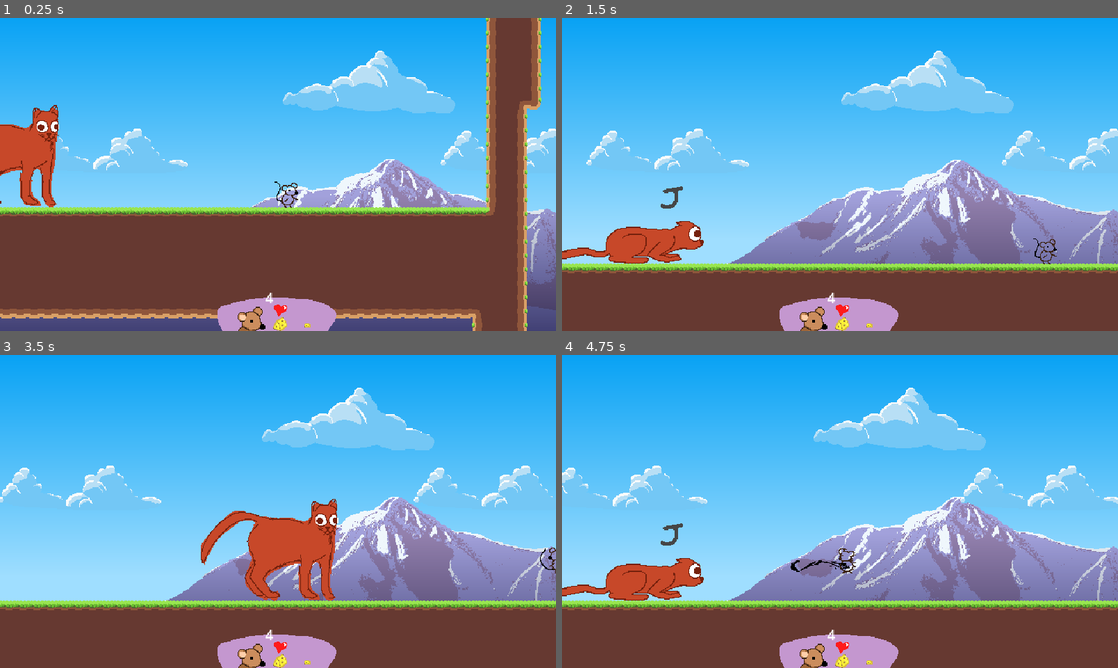
Above: before the commit, frames 1-4 (two rows, left to right).
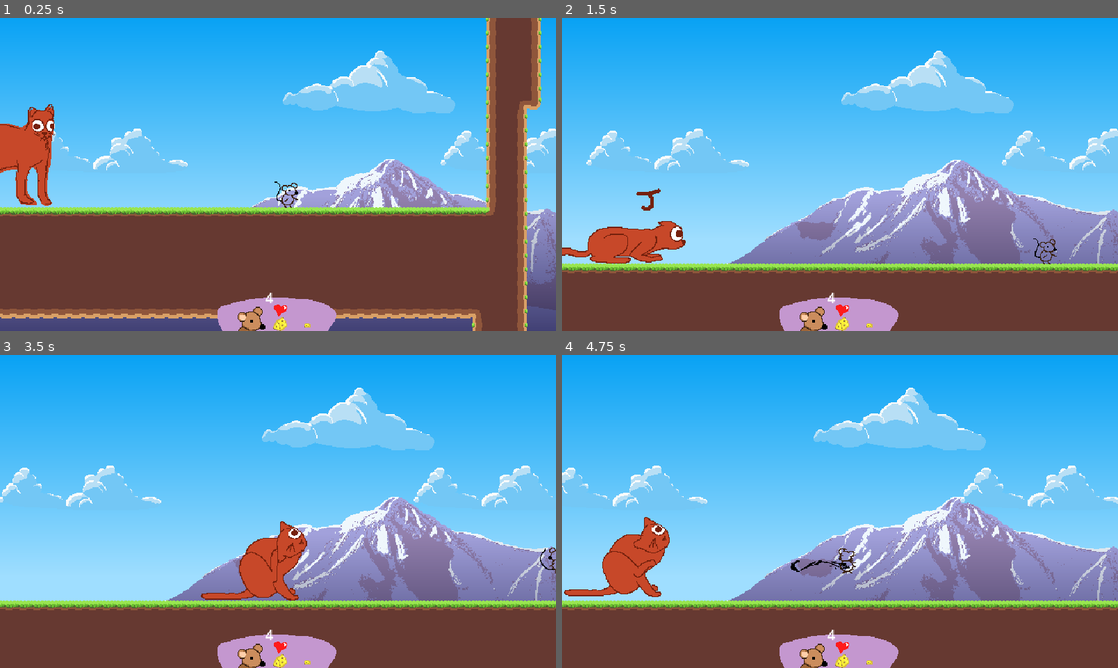
Above: after the commit, the same moments.

Repository: GalletasConMayo/LilRatGame
Game: Godot game, scene res://Scenes/game.tscn
The game is run twice, just before and just after one commit, with the same random seed, the same clock (stepped at 60 frames per second) and the same inputs.
Inputs (mouse positions are in pixels of both pictures, inside the frame that each line leads up to):
- Up to frame 1 (0.25 s): no input
- Up to frame 2 (1.5 s): tap Enter (ui_accept) at 0.5 s; move the mouse to (962, 158) at 0.52 s; hold D (right) 0.53-1.28 s; tap C (attack) at 0.6 s; click (962, 158) at 0.67 s; tap X (jump) at 0.77, 1.07 s; tap Z (dash) at 0.8, 1.35 s; move the mouse to (728, 190) at 1.27 s; hold S (down) from 1.28 s (still down)
- Up to frame 3 (3.5 s): tap X (jump) at 1.52, 1.55, 1.82, 2.1, 3.02, 3.32 s; move the mouse to (333, 442) at 2.02 s; release S (down) at 2.03 s; hold D (right) 2.03-2.78 s; tap C (attack) at 2.3, 2.85 s; move the mouse to (250, 574) at 2.77 s; hold W (up) from 2.78 s (still down); click (250, 574) at 2.92 s; tap Z (dash) at 3.05 s
- Up to frame 4 (4.75 s): move the mouse to (1006, 558) at 3.52 s; release W (up) at 3.53 s; hold A (left) from 3.53 s (still down); tap Z (dash) at 3.6 s; tap X (jump) at 3.77, 3.8, 4.07, 4.52 s; tap Q (reset) at 4.15 s; move the mouse to (673, 464) at 4.27 s; tap F at 4.35 s; tap C (attack) at 4.55 s

The runs differ from the first frame. In frame 1, 1.0% of the frame differs, in the area x 0-11%, y 27-61%; in frame 2, 1.6%; in frame 3, 3.5%, in the area x 36-61%, y 46-79%; in frame 4, 2.6%.

Commit message:
workin on more attacks cat boss

Diff:
--- a/Images/Bosses/calcetin.tres
+++ b/Images/Bosses/calcetin.tres
@@ -38,10 +38,6 @@
 switch_mode = 2
 advance_mode = 2
 advance_condition = &"special_dash"
-
-[sub_resource type="AnimationNodeStateMachineTransition" id="AnimationNodeStateMachineTransition_cja8t"]
-switch_mode = 2
-advance_mode = 2
 
 [sub_resource type="AnimationNodeStateMachine" id="AnimationNodeStateMachine_ailp4"]
 states/double_dash/node = SubResource("AnimationNodeAnimation_aycw8")
@@ -52,11 +48,8 @@
 states/single_dash/position = Vector2(598, 0)
 states/special_dash/node = SubResource("AnimationNodeAnimation_qhyoh")
 states/special_dash/position = Vector2(598, 207)
-transitions = ["Start", "prepD", SubResource("AnimationNodeS …(396 unchanged characters)… mationNodeStateMachineTransition_55evr"), "special_dash", "End", SubResource("AnimationNodeStateMachineTransition_cja8t")]
-graph_offset = Vector2(79, 1)
-
-[sub_resource type="AnimationNodeAnimation" id="AnimationNodeAnimation_iornm"]
-animation = &"flea"
+transitions = ["Start", "prepD", SubResource("AnimationNodeS …(396 unchanged characters)… mationNodeStateMachineTransition_55evr")]
+graph_offset = Vector2(93, -45)
 
 [sub_resource type="AnimationNodeAnimation" id="AnimationNodeAnimation_ukuyt"]
 animation = &"one_jump"
@@ -64,7 +57,7 @@
 [sub_resource type="AnimationNodeAnimation" id="AnimationNodeAnimation_35ev7"]
 animation = &"prepJ"
 
-[sub_resource type="AnimationNodeAnimation" id="AnimationNodeAnimation_8st5r"]
+[sub_resource type="AnimationNodeAnimation" id="AnimationNodeAnimation_kn14o"]
 animation = &"special_jump"
 
 [sub_resource type="AnimationNodeAnimation" id="AnimationNodeAnimation_3c54v"]
@@ -104,14 +97,10 @@
 switch_mode = 2
 advance_mode = 2
 
-[sub_resource type="AnimationNodeStateMachineTransition" id="AnimationNodeStateMachineTransition_w64m3"]
+[sub_resource type="AnimationNodeStateMachineTransition" id="AnimationNodeStateMachineTransition_x5cud"]
 switch_mode = 2
 advance_mode = 2
 advance_condition = &"special_jump"
-
-[sub_resource type="AnimationNodeStateMachineTransition" id="AnimationNodeStateMachineTransition_x5cud"]
-switch_mode = 2
-advance_mode = 2
 
 [sub_resource type="AnimationNodeStateMachine" id="AnimationNodeStateMachine_dooiw"]
 states/End/position = Vector2(943, 104)
@@ -120,19 +109,28 @@
 states/one_jump/position = Vector2(431, 21)
 states/prepJ/node = SubResource("AnimationNodeAnimation_35ev7")
 states/prepJ/position = Vector2(206, 104)
-states/special_jump/node = SubResource("AnimationNodeAnimation_8st5r")
-states/special_jump/position = Vector2(431, 277)
+states/special_jump/node = SubResource("AnimationNodeAnimation_kn14o")
+states/special_jump/position = Vector2(431, 283)
 states/two_jump_1/node = SubResource("AnimationNodeAnimation_3c54v")
 states/two_jump_1/position = Vector2(431, 104)
 states/two_jump_2/node = SubResource("AnimationNodeAnimation_o1eva")
 states/two_jump_2/position = Vector2(431, 186)
-transitions = ["Start", "prepJ", SubResource("AnimationNodeS …(541 unchanged characters)… ce("AnimationNodeStateMachineTransition_w64m3"), "special_jump", "End", SubResource("AnimationNodeStateMachineTransition_x5cud")]
-graph_offset = Vector2(-175, 95)
-
-[sub_resource type="AnimationNodeAnimation" id="AnimationNodeAnimation_sxkq8"]
-animation = &"moving"
+transitions = ["Start", "prepJ", SubResource("AnimationNodeS …(541 unchanged characters)… ce("AnimationNodeStateMachineTransition_x5cud")]
+graph_offset = Vector2(-145, 78)
+
+[sub_resource type="AnimationNodeAnimation" id="AnimationNodeAnimation_y10wv"]
+animation = &"prepS"
 
 [sub_resource type="AnimationNodeBlendSpace1D" id="AnimationNodeBlendSpace1D_ee2eb"]
+
+[sub_resource type="AnimationNodeAnimation" id="AnimationNodeAnimation_8st5r"]
+animation = &"scratch"
+
+[sub_resource type="AnimationNodeAnimation" id="AnimationNodeAnimation_a0ta1"]
+animation = &"special_dash"
+
+[sub_resource type="AnimationNodeAnimation" id="AnimationNodeAnimation_gw2xk"]
+animation = &"special_jump"
 
 [sub_resource type="AnimationNodeAnimation" id="AnimationNodeAnimation_j23ob"]
 animation = &"turn"
@@ -161,6 +159,7 @@
 states/wall/node = SubResource("AnimationNodeAnimation_v463y")
 states/wall/position = Vector2(686, 100)
 transitions = ["Start", "prepW", SubResource("AnimationNodeStateMachineTransition_gw2xk"), "prepW", "wall", SubResource("AnimationNodeStateMachineTransition_kn14o"), "wall", "End", SubResource("AnimationNodeStateMachineTransition_h3r04")]
+graph_offset = Vector2(7, -44)
 
 [sub_resource type="AnimationNodeAnimation" id="AnimationNodeAnimation_u5sj0"]
 animation = &"flea"
@@ -233,14 +232,6 @@
 switch_mode = 2
 advance_mode = 2
 
-[sub_resource type="AnimationNodeStateMachineTransition" id="AnimationNodeStateMachineTransition_ih67j"]
-switch_mode = 2
-advance_mode = 2
-
-[sub_resource type="AnimationNodeStateMachineTransition" id="AnimationNodeStateMachineTransition_8pepl"]
-switch_mode = 2
-advance_mode = 2
-
 [sub_resource type="AnimationNodeStateMachineTransition" id="AnimationNodeStateMachineTransition_aycw8"]
 switch_mode = 2
 advance_mode = 2
@@ -260,6 +251,28 @@
 advance_mode = 2
 
 [sub_resource type="AnimationNodeStateMachineTransition" id="AnimationNodeStateMachineTransition_bsta3"]
+advance_mode = 2
+
+[sub_resource type="AnimationNodeStateMachineTransition" id="AnimationNodeStateMachineTransition_ekmjk"]
+switch_mode = 2
+advance_mode = 2
+
+[sub_resource type="AnimationNodeStateMachineTransition" id="AnimationNodeStateMachineTransition_j2ta1"]
+switch_mode = 2
+advance_mode = 2
+
+[sub_resource type="AnimationNodeStateMachineTransition" id="AnimationNodeStateMachineTransition_cja8t"]
+switch_mode = 2
+advance_mode = 2
+advance_condition = &"dash_return"
+
+[sub_resource type="AnimationNodeStateMachineTransition" id="AnimationNodeStateMachineTransition_w64m3"]
+switch_mode = 2
+advance_mode = 2
+advance_condition = &"jump_return"
+
+[sub_resource type="AnimationNodeStateMachineTransition" id="AnimationNodeStateMachineTransition_3pjup"]
+switch_mode = 2
 advance_mode = 2
 
 [resource]
@@ -268,19 +281,23 @@
 states/Start/position = Vector2(1202.73, -101.795)
 states/dash/node = SubResource("AnimationNodeStateMachine_ailp4")
 states/dash/position = Vector2(1238.75, 31.574)
-states/flea/node = SubResource("AnimationNodeAnimation_iornm")
-states/flea/position = Vector2(1400.73, 243.574)
 states/jump/node = SubResource("AnimationNodeStateMachine_dooiw")
 states/jump/position = Vector2(1400.73, -101.795)
-states/moving/node = SubResource("AnimationNodeAnimation_sxkq8")
-states/moving/position = Vector2(1400.73, 139.574)
+states/prepS/node = SubResource("AnimationNodeAnimation_y10wv")
+states/prepS/position = Vector2(1400.73, 267)
 states/rip/node = SubResource("AnimationNodeBlendSpace1D_ee2eb")
 states/rip/position = Vector2(1762, -228)
+states/scratch/node = SubResource("AnimationNodeAnimation_8st5r")
+states/scratch/position = Vector2(1400.73, 356)
+states/special_dash/node = SubResource("AnimationNodeAnimation_a0ta1")
+states/special_dash/position = Vector2(1337.73, 174)
+states/special_jump/node = SubResource("AnimationNodeAnimation_gw2xk")
+states/special_jump/position = Vector2(1469.73, 174)
 states/turn/node = SubResource("AnimationNodeAnimation_j23ob")
 states/turn/position = Vector2(1400.73, 31.574)
 states/wall/node = SubResource("AnimationNodeStateMachine_35ev7")
 states/wall/position = Vector2(1557.75, 31.574)
 states/win/node = SubResource("AnimationNodeStateMachine_2xw55")
 states/win/position = Vector2(1762, -147.795)
-transitions = ["turn", "jump", SubResource("AnimationNodeSta …(64 unchanged characters)… ionNodeStateMachineTransition_28q04"), "flea", "moving", SubResource("AnimationNodeStateMachineTransition_ih67j"), "moving", "turn", SubResource("AnimationNodeStateMachineTransition_8pepl"), "turn", "dash", SubResource("AnimationNodeStateMachineTransition_aycw8"), "dash", "turn", SubResource("AnimationNodeStateMachineTransition_j60tw"), "turn", "wall", SubResource("AnimationNodeStateMachineTransition_vlvhr"), "wall", "turn", SubResource("AnimationNodeStateMachineTransition_qhyoh"), "Start", "turn", SubResource("AnimationNodeStateMachineTransition_bsta3")]
-graph_offset = Vector2(890.73, -147.426)
+transitions = ["turn", "jump", SubResource("AnimationNodeSta …(64 unchanged characters)… ionNodeStateMachineTransition_28q04"), "turn", "dash", SubResource("AnimationNodeStateMachineTransition_aycw8"), "dash", "turn", SubResource("AnimationNodeStateMachineTransition_j60tw"), "turn", "wall", SubResource("AnimationNodeStateMachineTransition_vlvhr"), "wall", "turn", SubResource("AnimationNodeStateMachineTransition_qhyoh"), "Start", "turn", SubResource("AnimationNodeStateMachineTransition_bsta3"), "special_dash", "turn", SubResource("AnimationNodeStateMachineTransition_ekmjk"), "special_jump", "turn", SubResource("AnimationNodeStateMachineTransition_j2ta1"), "prepS", "special_dash", SubResource("AnimationNodeStateMachineTransition_cja8t"), "prepS", "special_jump", SubResource("AnimationNodeStateMachineTransition_w64m3"), "scratch", "prepS", SubResource("AnimationNodeStateMachineTransition_3pjup")]
+graph_offset = Vector2(889.73, 60)
--- a/Scenes/calcetin.tscn
+++ b/Scenes/calcetin.tscn
@@ -494,7 +494,7 @@
 tracks/1/interp = 1
 tracks/1/loop_wrap = true
 tracks/1/keys = {
-"times": PackedFloat32Array(0, 0.1),
+"times": PackedFloat32Array(0, 0.5),
 "transitions": PackedFloat32Array(1, 1),
 "values": [{
 "args": [],
@@ -598,7 +598,7 @@
 tracks/1/interp = 1
 tracks/1/loop_wrap = true
 tracks/1/keys = {
-"times": PackedFloat32Array(0, 0.1),
+"times": PackedFloat32Array(0, 0.5),
 "transitions": PackedFloat32Array(1, 1),
 "values": [{
 "args": [],
@@ -784,7 +784,7 @@
 
 [sub_resource type="Animation" id="Animation_okipa"]
 resource_name = "scratch"
-length = 0.40001
+length = 0.2
 tracks/0/type = "value"
 tracks/0/imported = false
 tracks/0/enabled = true
@@ -792,10 +792,24 @@
 tracks/0/interp = 1
 tracks/0/loop_wrap = true
 tracks/0/keys = {
-"times": PackedFloat32Array(0, 0.0333333),
+"times": PackedFloat32Array(0, 0.133333),
 "transitions": PackedFloat32Array(1, 1),
 "update": 1,
 "values": [Vector2i(0, 6), Vector2i(1, 6)]
+}
+tracks/1/type = "method"
+tracks/1/imported = false
+tracks/1/enabled = true
+tracks/1/path = NodePath(".")
+tracks/1/interp = 1
+tracks/1/loop_wrap = true
+tracks/1/keys = {
+"times": PackedFloat32Array(0.2),
+"transitions": PackedFloat32Array(1),
+"values": [{
+"args": [],
+"method": &"repeat_scratch"
+}]
 }
 
 [sub_resource type="Animation" id="Animation_stldw"]
@@ -998,8 +1012,8 @@
 tracks/1/interp = 1
 tracks/1/loop_wrap = true
 tracks/1/keys = {
-"times": PackedFloat32Array(0.333333, 0.7, 0.8),
-"transitions": PackedFloat32Array(1, 1, 1),
+"times": PackedFloat32Array(0.333333, 0.7, 0.8, 1),
+"transitions": PackedFloat32Array(1, 1, 1, 1),
 "values": [{
 "args": [],
 "method": &"dash"
@@ -1009,6 +1023,9 @@
 }, {
 "args": [0],
 "method": &"vel_x_change"
+}, {
+"args": [],
+"method": &"scratch"
 }]
 }
 tracks/2/type = "value"
@@ -1158,7 +1175,7 @@
 
 [sub_resource type="Animation" id="Animation_xm6kg"]
 resource_name = "special_jump"
-length = 1.33334
+length = 1.3
 tracks/0/type = "value"
 tracks/0/imported = false
 tracks/0/enabled = true
@@ -1178,8 +1195,8 @@
 tracks/1/interp = 1
 tracks/1/loop_wrap = true
 tracks/1/keys = {
-"times": PackedFloat32Array(0, 1, 1.1),
-"transitions": PackedFloat32Array(1, 1, 1),
+"times": PackedFloat32Array(0, 1, 1.1, 1.3),
+"transitions": PackedFloat32Array(1, 1, 1, 1),
 "values": [{
 "args": [],
 "method": &"jump"
@@ -1189,6 +1206,9 @@
 }, {
 "args": [0],
 "method": &"vel_x_change"
+}, {
+"args": [],
+"method": &"scratch"
 }]
 }
 tracks/2/type = "value"
@@ -1222,7 +1242,7 @@
 tracks/4/interp = 1
 tracks/4/loop_wrap = true
 tracks/4/keys = {
-"times": PackedFloat32Array(0, 1.33333),
+"times": PackedFloat32Array(0, 1.3),
 "transitions": PackedFloat32Array(1, 1),
 "update": 1,
 "values": [true, false]
@@ -1234,7 +1254,7 @@
 tracks/5/interp = 1
 tracks/5/loop_wrap = true
 tracks/5/keys = {
-"times": PackedFloat32Array(0, 1.33333),
+"times": PackedFloat32Array(0, 1.3),
 "transitions": PackedFloat32Array(1, 1),
 "update": 1,
 "values": [true, false]
@@ -1246,7 +1266,7 @@
 tracks/6/interp = 1
 tracks/6/loop_wrap = true
 tracks/6/keys = {
-"times": PackedFloat32Array(0, 1.33333),
+"times": PackedFloat32Array(0, 1.3),
 "transitions": PackedFloat32Array(1, 1),
 "update": 1,
 "values": [true, false]
@@ -1294,7 +1314,7 @@
 tracks/10/interp = 1
 tracks/10/loop_wrap = true
 tracks/10/keys = {
-"times": PackedFloat32Array(0, 1.33333),
+"times": PackedFloat32Array(0, 1.3),
 "transitions": PackedFloat32Array(1, 1),
 "update": 1,
 "values": [true, false]
@@ -1306,7 +1326,7 @@
 tracks/11/interp = 1
 tracks/11/loop_wrap = true
 tracks/11/keys = {
-"times": PackedFloat32Array(0, 1.33333),
+"times": PackedFloat32Array(0, 1.3),
 "transitions": PackedFloat32Array(1, 1),
 "update": 1,
 "values": [true, false]
@@ -1318,7 +1338,7 @@
 tracks/12/interp = 1
 tracks/12/loop_wrap = true
 tracks/12/keys = {
-"times": PackedFloat32Array(0, 1.33333),
+"times": PackedFloat32Array(0, 1.3),
 "transitions": PackedFloat32Array(1, 1),
 "update": 1,
 "values": [true, false]
@@ -1345,12 +1365,9 @@
 tracks/1/interp = 1
 tracks/1/loop_wrap = true
 tracks/1/keys = {
-"times": PackedFloat32Array(0, 0.966667),
-"transitions": PackedFloat32Array(1, 1),
+"times": PackedFloat32Array(0.966667),
+"transitions": PackedFloat32Array(1),
 "values": [{
-"args": [],
-"method": &"reset_attacks"
-}, {
 "args": [],
 "method": &"next_attack"
 }]
@@ -1755,6 +1772,108 @@
 }]
 }
 
+[sub_resource type="Animation" id="Animation_vhhy0"]
+resource_name = "prepS"
+length = 0.4
+tracks/0/type = "value"
+tracks/0/imported = false
+tracks/0/enabled = true
+tracks/0/path = NodePath("animations/Sprites:frame_coords")
+tracks/0/interp = 1
+tracks/0/loop_wrap = true
+tracks/0/keys = {
+"times": PackedFloat32Array(0, 0.1),
+"transitions": PackedFloat32Array(1, 1),
+"update": 1,
+"values": [Vector2i(0, 0), Vector2i(1, 0)]
+}
+tracks/1/type = "method"
+tracks/1/imported = false
+tracks/1/enabled = true
+tracks/1/path = NodePath(".")
+tracks/1/interp = 1
+tracks/1/loop_wrap = true
+tracks/1/keys = {
+"times": PackedFloat32Array(0.3),
+"transitions": PackedFloat32Array(1),
+"values": [{
+"args": [],
+"method": &"prep_return"
+}]
+}
+tracks/2/type = "value"
+tracks/2/imported = false
+tracks/2/enabled = true
+tracks/2/path = NodePath("hurtbox/prep:monitoring")
+tracks/2/interp = 1
+tracks/2/loop_wrap = true
+tracks/2/keys = {
+"times": PackedFloat32Array(0, 0.8),
+"transitions": PackedFloat32Array(1, 1),
+"update": 1,
+"values": [true, false]
+}
+tracks/3/type = "value"
+tracks/3/imported = false
+tracks/3/enabled = true
+tracks/3/path = NodePath("hurtbox/prep:monitorable")
+tracks/3/interp = 1
+tracks/3/loop_wrap = true
+tracks/3/keys = {
+"times": PackedFloat32Array(0, 0.8),
+"transitions": PackedFloat32Array(1, 1),
+"update": 1,
+"values": [true, false]
+}
+tracks/4/type = "value"
+tracks/4/imported = false
+tracks/4/enabled = true
+tracks/4/path = NodePath("hurtbox/prep:visible")
+tracks/4/interp = 1
+tracks/4/loop_wrap = true
+tracks/4/keys = {
+"times": PackedFloat32Array(0, 0.8),
+"transitions": PackedFloat32Array(1, 1),
+"update": 1,
+"values": [true, false]
+}
+tracks/5/type = "value"
+tracks/5/imported = false
+tracks/5/enabled = true
+tracks/5/path = NodePath("hitbox/prep:monitoring")
+tracks/5/interp = 1
+tracks/5/loop_wrap = true
+tracks/5/keys = {
+"times": PackedFloat32Array(0, 0.8),
+"transitions": PackedFloat32Array(1, 1),
+"update": 1,
+"values": [true, false]
+}
+tracks/6/type = "value"
+tracks/6/imported = false
+tracks/6/enabled = true
+tracks/6/path = NodePath("hitbox/prep:monitorable")
+tracks/6/interp = 1
+tracks/6/loop_wrap = true
+tracks/6/keys = {
+"times": PackedFloat32Array(0, 0.8),
+"transitions": PackedFloat32Array(1, 1),
+"update": 1,
+"values": [true, false]
+}
+tracks/7/type = "value"
+tracks/7/imported = false
+tracks/7/enabled = true
+tracks/7/path = NodePath("hitbox/prep:visible")
+tracks/7/interp = 1
+tracks/7/loop_wrap = true
+tracks/7/keys = {
+"times": PackedFloat32Array(0, 0.8),
+"transitions": PackedFloat32Array(1, 1),
+"update": 1,
+"values": [true, false]
+}
+
 [sub_resource type="AnimationLibrary" id="AnimationLibrary_cajya"]
 _data = {
 &"RESET": SubResource("Animation_j3ou3"),
@@ -1762,6 +1881,7 @@
 &"one_jump": SubResource("Animation_uhqow"),
 &"prepD": SubResource("Animation_tjrnd"),
 &"prepJ": SubResource("Animation_r7rht"),
+&"prepS": SubResource("Animation_vhhy0"),
 &"prepW": SubResource("Animation_lsvbr"),
 &"scratch": SubResource("Animation_okipa"),
 &"single_dash": SubResource("Animation_stldw"),
@@ -1776,7 +1896,7 @@
 [sub_resource type="AnimationNodeTimeScale" id="AnimationNodeTimeScale_yoyb1"]
 
 [sub_resource type="AnimationNodeBlendTree" id="AnimationNodeBlendTree_rxc26"]
-graph_offset = Vector2(-110.298, 71.0165)
+graph_offset = Vector2(-104.347, 29.2612)
 nodes/TimeScale/node = SubResource("AnimationNodeTimeScale_yoyb1")
 nodes/TimeScale/position = Vector2(416.274, 30.5557)
 nodes/esteimaxin/node = ExtResource("3_ub8k0")
@@ -1837,7 +1957,9 @@
 anim_player = NodePath("../AnimationPlayer")
 parameters/TimeScale/scale = 1.0
 parameters/esteimaxin/conditions/dash_attack = false
+parameters/esteimaxin/conditions/dash_return = false
 parameters/esteimaxin/conditions/jump_attack = false
+parameters/esteimaxin/conditions/jump_return = false
 parameters/esteimaxin/conditions/wall_attack = false
 parameters/esteimaxin/dash/conditions/double_dash = false
 parameters/esteimaxin/dash/conditions/single_dash = false
@@ -1868,9 +1990,7 @@
 
 [node name="jump" type="Area2D" parent="hitbox"]
 visible = false
-position = Vector2(0.125, 5.375)
-rotation = 0.0174533
-scale = Vector2(0.905, 1.04)
+scale = Vector2(1e-05, 1e-05)
 collision_layer = 1024
 collision_mask = 768
 monitoring = false
@@ -1883,14 +2003,11 @@
 debug_color = Color(0.886275, 0, 0.0156863, 0.196078)
 
 [node name="prep" type="Area2D" parent="hitbox"]
-visible = false
 position = Vector2(-18.575, 13.275)
 rotation = 0.244346
 scale = Vector2(0.715, 1)
 collision_layer = 1024
 collision_mask = 768
-monitoring = false
-monitorable = false
 
 [node name="Prep" type="CollisionShape2D" parent="hitbox/prep"]
 position = Vector2(-1.07491, -14.8193)
@@ -1927,12 +2044,10 @@
 shape = SubResource("CapsuleShape2D_sif6t")
 
 [node name="prep" type="Area2D" parent="hurtbox" groups=["enemy"]]
-visible = false
 position = Vector2(-13.04, 7.325)
 scale = Vector2(0.925, 1)
 collision_layer = 1024
 collision_mask = 768
-monitorable = false
 
 [node name="Prep" type="CollisionShape2D" parent="hurtbox/prep"]
 position = Vector2(3.32959, 22.1133)
--- a/Scripts/boss_depy.gd
+++ b/Scripts/boss_depy.gd
@@ -11,11 +11,14 @@
 const single_dash = "parameters/esteimaxin/dash/conditions/single_dash"
 const double_dash = "parameters/esteimaxin/dash/conditions/double_dash"
 const special_dash = "parameters/esteimaxin/dash/conditions/special_dash"
-
+const jump_return = "parameters/esteimaxin/conditions/jump_return"
+const dash_return = "parameters/esteimaxin/conditions/dash_return"
 var vector_direction: Vector2
 var player: PlayerControl
-
+var scratch_prob:float
 var HP:int
+
+var scratch_secuence:int
 var transition_count:int= 0
 var flea_count:int = 0
 var direction:int = 0
@@ -23,6 +26,7 @@
 var jump_type:String
 var dash_type:String
 var wall1:bool
+var special:bool
 @export var jumping:bool = false
 
 @onready var animations = $animations/AnimationPlayer
@@ -61,11 +65,11 @@
 	#var path = randf()
 	var path = 0.2
 	if  0 <= path and path <= 0.33:
-		animation_tree[jump_attack] = true
+		SM_condition(jump_attack)
 	elif 0.33 < path and path <= 0.66:
-		animation_tree[dash_attack] = true
+		SM_condition(dash_attack)
 	elif 0.66 < path and path <= 1:
-		animation_tree[wall_attack] = true
+		SM_condition(wall_attack)
 		last_direction = direction
 
 
@@ -73,19 +77,19 @@
 	#var path = randf()
 	var path = 0.9
 	if  0 < path and path <= 0.25:
-		animation_tree[one_jump] = true
+		SM_condition(one_jump)
 		jump_type = "single"
 	elif 0.25 < path and path <= 0.5:
-		animation_tree[two_jump_1] = true
+		SM_condition(two_jump_1)
 		jump_type = "double"
 	elif 0.5 < path and path <= 0.75:
-		animation_tree[two_jump_2] = true
+		SM_condition(two_jump_2)
 		jump_type = "double"
 		last_direction = direction
 	elif 0.75 < path and path <= 1:
-		animation_tree[special_jump] = true
+		SM_condition(special_jump)
 		jump_type = "special"
-		print("SPECIAL ATTQACKKKKSDKKSCKDK")
+		scratch_secuence = 0
 
 
 func jump()->void:
@@ -107,18 +111,19 @@
 
 
 func prep_dash()->void:
-	var path = randf()
-	#var path = 0.9
+	#var path = randf()
+	var path = 0.9
 	if  0 <= path and path <= 0.33:
-		animation_tree[single_dash] = true
+		SM_condition(single_dash)
 		dash_type = "single"
 	elif 0.33 < path and path <= 0.66:
-		animation_tree[double_dash] = true
+		SM_condition(double_dash)
 		dash_type = "double"
 		last_direction = direction
 	elif 0.66 < path and path <= 1:
-		animation_tree[special_dash] = true
+		SM_condition(special_dash)
 		dash_type = "special"
+		scratch_secuence = 0
 
 
 func dash()->void:
@@ -128,11 +133,38 @@
 		"double":
 			velocity.x = direction * DASH_SPEED
 		"special":
-			velocity.x = direction * DASH_SPEED
+			velocity.x = direction * DASH_SPEED * 2
+		"return":
+			velocity.x = direction * DASH_SPEED * 2
 		_:
 			print("le pele a algo en dash")
 			pass
 
+
+func scratch()->void:
+	if scratch_secuence == 0:
+		state_machine.travel("scratch")
+		scratch_prob = 0
+		scratch_secuence += 1
+	else:
+		pass
+
+
+func repeat_scratch()->void:
+	if scratch_prob > 3:
+		pass
+	else:
+		scratch_prob += randf()
+		state_machine.travel("scratch")
+
+func prep_return()->void:
+	var path  = randf()
+	print(path)
+	if path > 0.5:
+		SM_condition(jump_return)
+	else:
+		SM_condition(dash_return)
+		dash_type = "return"
 
 func wall(secuence:int)->void:
 	match secuence:
@@ -175,24 +207,12 @@
 	self.position.y = position_y
 
 
-func reset_attacks()->void:
-	animation_tree[jump_attack] = false
-	animation_tree[dash_attack] = false
-	animation_tree[wall_attack] = false
-	animation_tree[one_jump] = false
-	animation_tree[two_jump_1] = false
-	animation_tree[two_jump_2] = false
-	animation_tree[single_dash] = false
-	animation_tree[double_dash] = false
-
 func sprite_redirection() -> void:
 	vector_direction = (player.global_position - global_position)
 	var temp = (vector_direction.x*vector_direction.x) + (vector_direction.y*vector_direction.y)
 	var normx = vector_direction.x / temp
 	var normy = vector_direction.y / temp
-	print(normx, normy, 'calc')
 	direction = round(vector_direction.normalized().x)
-	print(direction)
 	if animation_tree[two_jump_2] or animation_tree[double_dash]:
 		if last_direction == direction:
 			direction *= -1
@@ -209,9 +229,10 @@
 		$terraincollision.scale.x = 1
 
 
-func flea_scratch()->void:
-	#state_machine.travel("flea")
-	pass
+func SM_condition(condition:String)->void:
+	animation_tree[condition] = true
+	await get_tree().create_timer(0.5).timeout
+	animation_tree[condition] = false
 
 
 ####### OLD STUFF ###########
Binary file changed: Images/Bosses/calcetin.png
Not shown: 1 places in Images/Bosses/calcetin.tres that only renumber resources
Not shown: 1 places in Scenes/calcetin.tscn that only renumber resources
